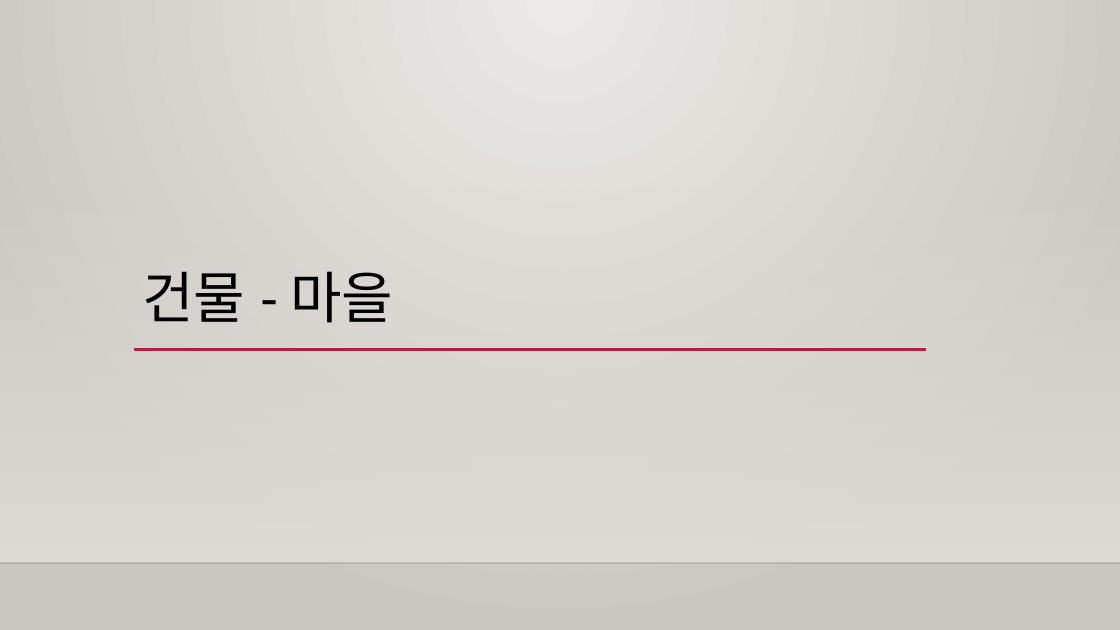
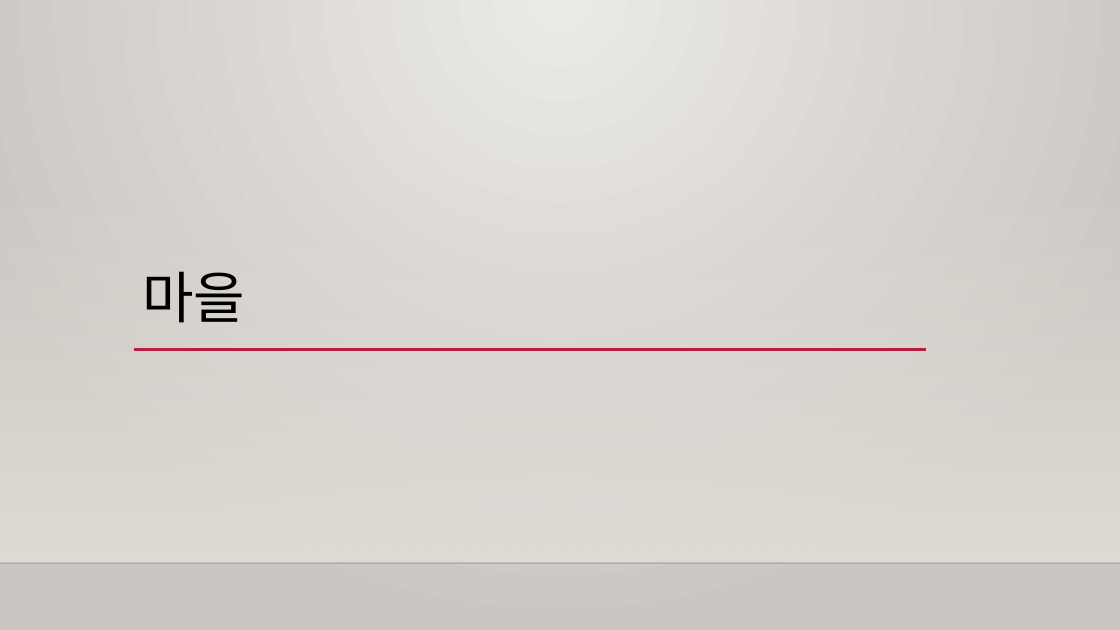
Before and after one commit to Raynia/Alchemist-Diary, a slide deck: slide 18 of Specification/Prototype/프로토타입 기획서.pptx. Drawn at 1120x630 pixels with LibreOffice and Linux fonts; fonts in the diff are those of the drawing; background and template pictures are left out. Boxes give left, top, right and bottom in pixels: in the first picture for what was removed or moved away, otherwise in the second. Text is boxed around its words. In the diff, an @@ line names an element or a change of style, - is before the commit and + after.

```diff
--- a/Specification/Prototype/프로토타입 기획서.pptx
+++ b/Specification/Prototype/프로토타입 기획서.pptx
@@ title at [142, 271, 245, 323]: text changed @@
-건물 - 마을
+마을
```
Also in this commit, not shown: 1 other slide changed, 5 other files.
